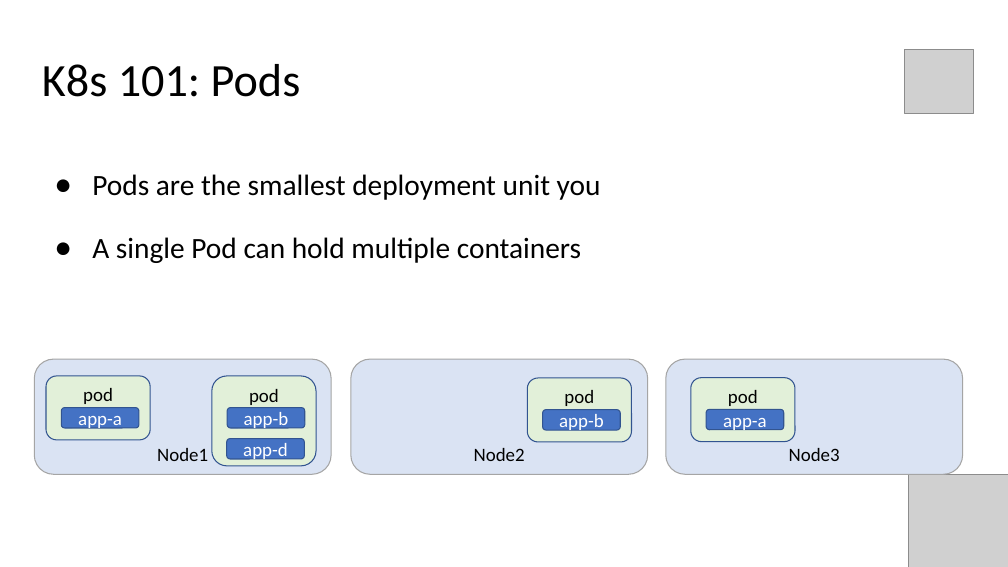
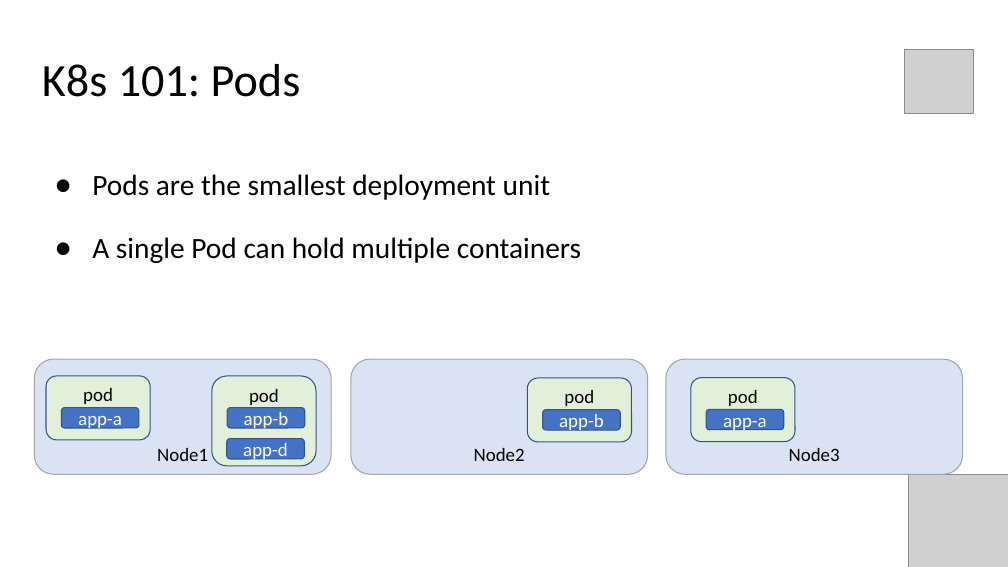
Before and after one commit to evgenyb/aks-workshops, a slide deck: slide 11 of 01-aks-and-k8s-101/slides/Introduction to AKS.pptx. Drawn at 1008x567 pixels with LibreOffice and Linux fonts; fonts in the diff are those of the drawing; grey boxes stand for pictures. Boxes give left, top, right and bottom in pixels: in the first picture for what was removed or moved away, otherwise in the second. Text is boxed around its words. In the diff, an @@ line names an element or a change of style, - is before the commit and + after.

```diff
--- a/01-aks-and-k8s-101/slides/Introduction to AKS.pptx
+++ b/01-aks-and-k8s-101/slides/Introduction to AKS.pptx
@@ text at (x1=92, y1=174, x2=550, y2=200): text changed @@
-● Pods are the smallest deployment unit you
+● Pods are the smallest deployment unit
```
Also in this commit, not shown: 4 other slides changed, 1 slide added, 1 slide removed, 2 other files.
